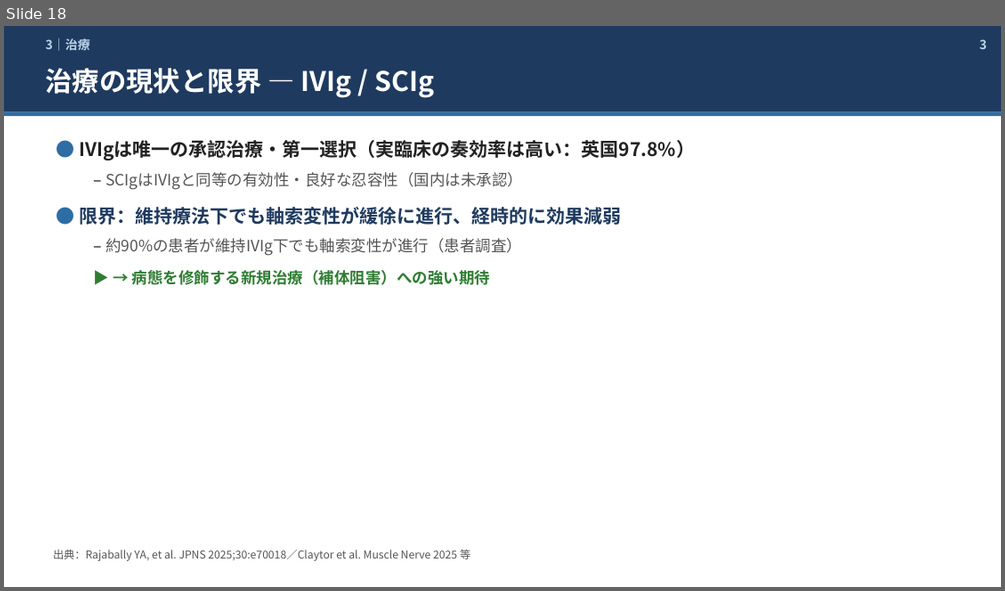
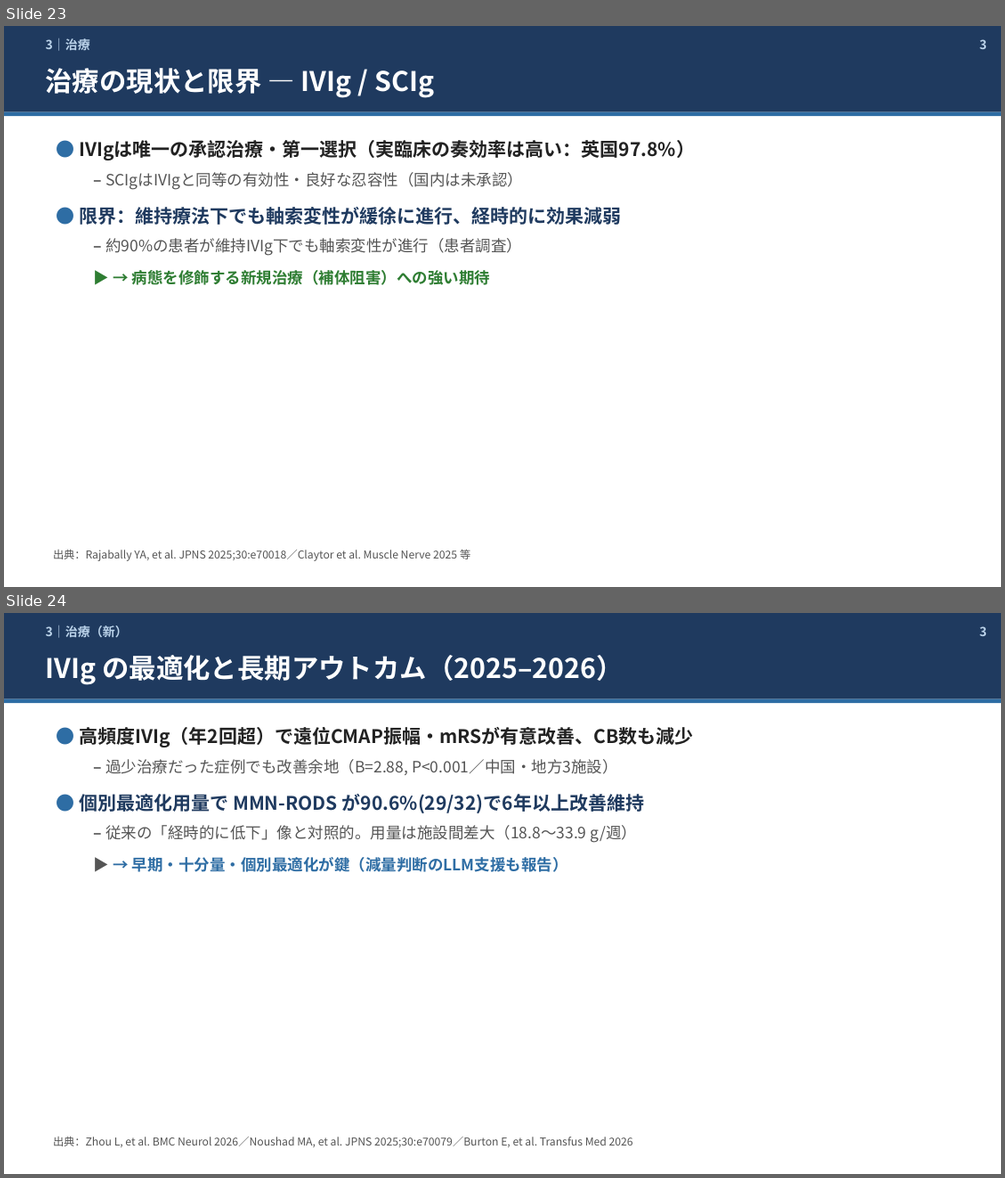
Before and after one commit to HIN0209/MMN_takeda2026, a slide deck: MMN_update_2026_skeleton_ja.pptx. Shown one above the other, each under a label of ours: slide 18 before the commit, slides 23 and 24 after it. The pictures are 1005x591 and 1005x1178 pixels, drawn with LibreOffice and Linux fonts; fonts in the diff are those of the drawing. Boxes give left, top, right and bottom in pixels: in the first picture for what was removed or moved away, otherwise in the second. Text is boxed around its words. In the diff, an @@ line names an element or a change of style, - is before the commit and + after.

```diff
--- a/MMN_update_2026_skeleton_ja.pptx
+++ b/MMN_update_2026_skeleton_ja.pptx
@@ slide 24 added at bbox=[4, 613, 1001, 1174], background #FFFFFF @@
@@ rectangle added at bbox=[4, 613, 1001, 699], fill #1F3A5F @@
@@ text added at bbox=[46, 625, 128, 638], 12 pt, text #BBD3EA, bold @@
+3｜治療（新）
@@ text added at bbox=[979, 626, 987, 636], 12 pt, text #BBD3EA, bold @@
+3
@@ text added at bbox=[46, 655, 623, 685], 26 pt, text #FFFFFF, bold @@
+IVIg の最適化と長期アウトカム（2025–2026）
@@ rectangle added at bbox=[4, 699, 1001, 704], fill #2E6DA4 @@
@@ text added at bbox=[79, 727, 693, 872], 15 pt, text #555555, bold @@
+● 高頻度IVIg（年2回超）で遠位CMAP振幅・mRSが有意改善、CB数も減少
+  – 過少治療だった症例でも改善余地（B=2.88, P<0.001／中国・地方3施設）
+● 個別最適化用量で MMN-RODS が90.6%(29/32)で6年以上改善維持
+  – 従来の「経時的に低下」像と対照的。用量は施設間差大（18.8〜33.9 g/週）
+  ▶ → 早期・十分量・個別最適化が鍵（減量判断のLLM支援も報告）
@@ text added at bbox=[53, 1135, 633, 1147], 10.5 pt, text #555555 @@
+出典：Zhou L, et al. BMC Neurol 2026／Noushad MA, et al. JPNS 2025;30:e70079／Burton E, et al. Transfus Med 2026
@@ what was slide 18 is now slide 23 @@
```
Also in this commit, not shown: 8 other slides added, 2 other files.
